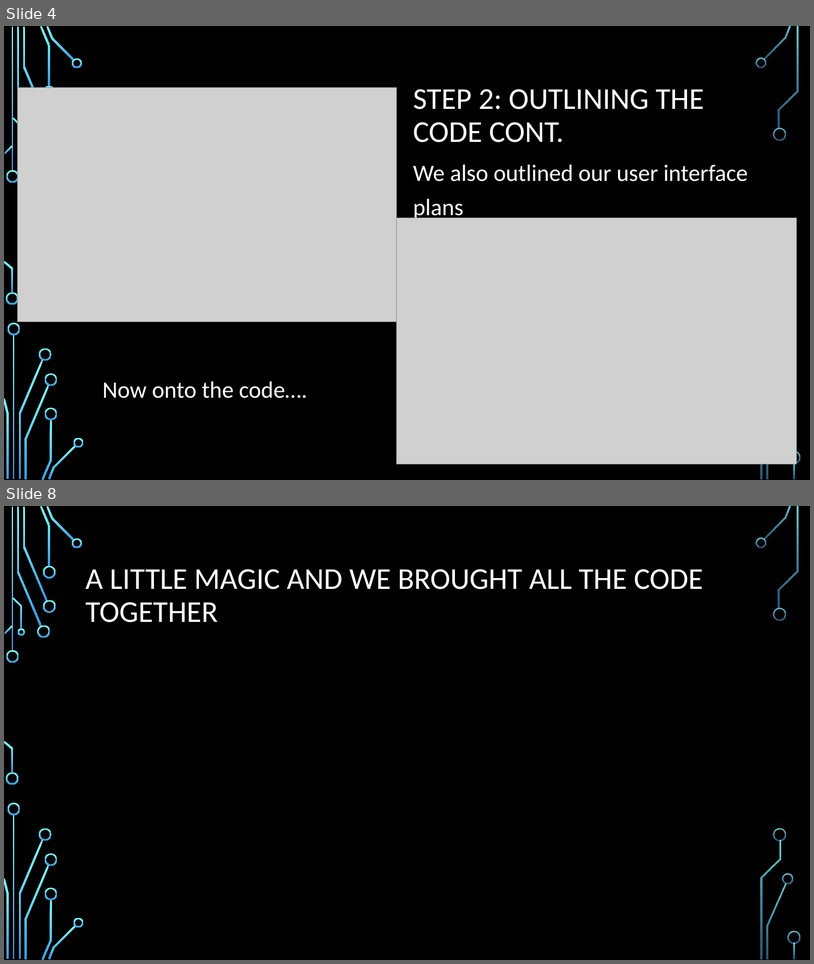
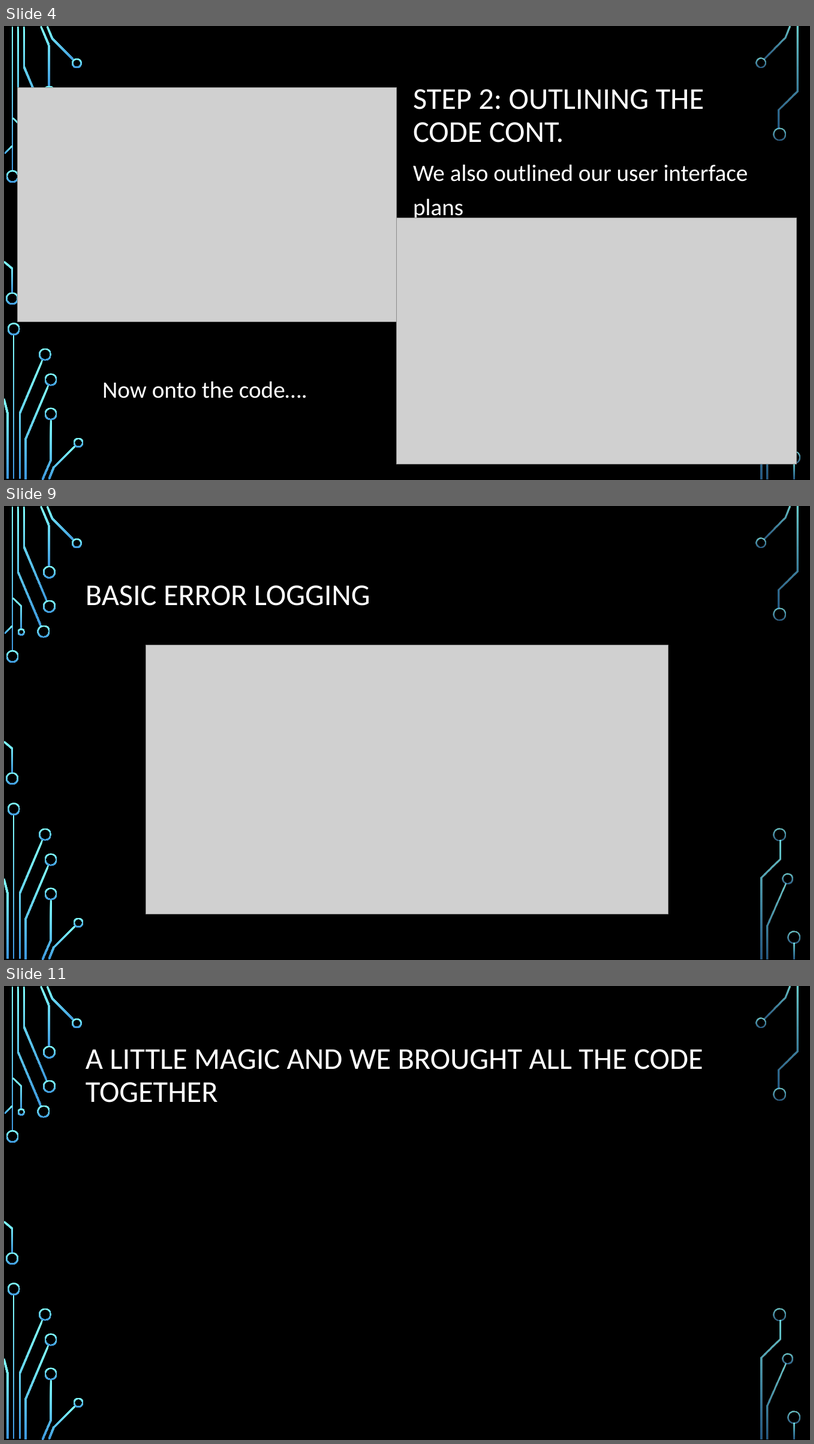
Before and after one commit to deepbluesea20003/project, a slide deck: Presentation.pptx. Shown one above the other, each under a label of ours: slides 4 and 8 before the commit, slides 4, 9 and 11 after it; the slides between them are not shown. The pictures are 814x964 and 814x1444 pixels, drawn with LibreOffice and Linux fonts; fonts in the diff are those of the drawing; grey boxes stand for pictures; background and template pictures are left out. Boxes give left, top, right and bottom in pixels: in the first picture for what was removed or moved away, otherwise in the second. Text is boxed around its words. In the diff, an @@ line names an element or a change of style, - is before the commit and + after.

```diff
--- a/Presentation.pptx
+++ b/Presentation.pptx
@@ slide 9 added at [4, 506, 810, 960], background picture (left out); not listed: 36 template elements that a slide beside it also shows @@
@@ title added at [86, 585, 371, 606], 36 pt, text #FFFFFF @@
+BASIC ERROR LOGGING
@@ picture added at [146, 645, 669, 914] @@
@@ what was slide 8 is now slide 11 @@
```
Also in this commit, not shown: 4 slides changed, 2 other slides added.
